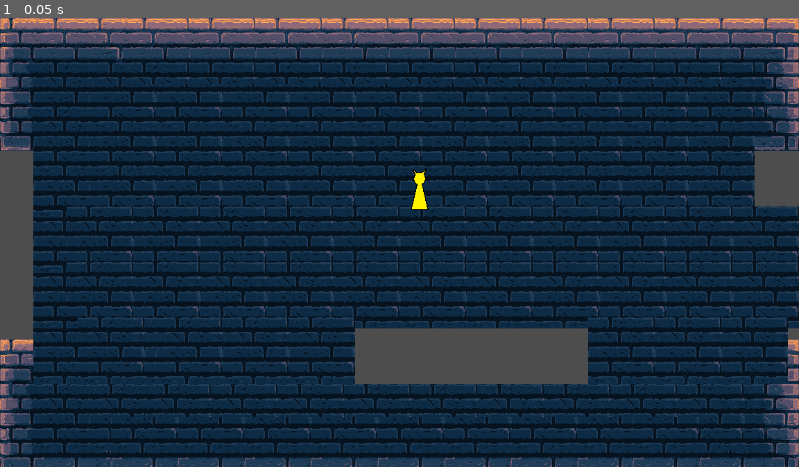
Above: before the commit, frame 1.
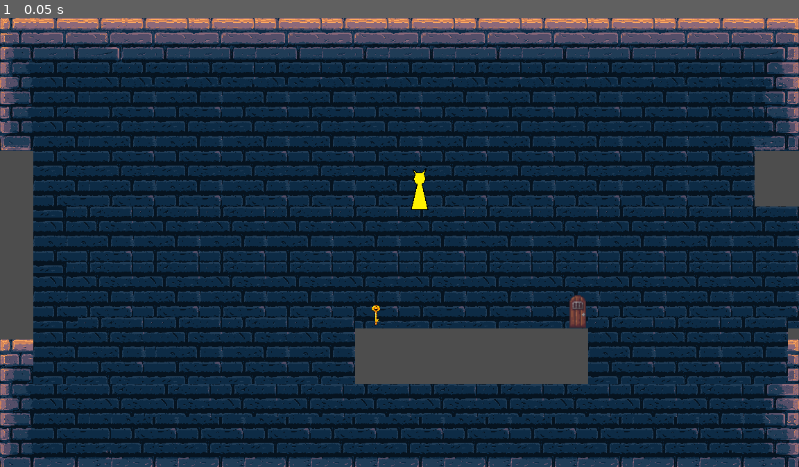
Above: after the commit, the same moment.

Repository: WalmartRoblox/Test-Game
Game: Godot game, scene res://world.tscn
The game is run twice, just before and just after one commit, with the same random seed, the same clock (stepped at 60 frames per second) and the same inputs.
Inputs:
- Up to frame 1 (0.05 s): no input

The runs differ from the first frame. In frame 1, 0.2% of the frame differs, in the area x 46-74%, y 61-70%.
Error in both runs: Attempt to call function 'set_text' in base 'null instance' on a null instance. (res://cat.gd:40)

Commit message:
Added the rest of my code that got lost in the merge

Diff:
--- a/cat.gd
+++ b/cat.gd
@@ -48,7 +48,7 @@
 
 	if (Input.is_action_just_pressed("interact")):
 		print("interaction")
-		for body in $"Intereaction _Vicinity".get_overlapping_areas():
+		for body in $"Intereaction_Vicinity".get_overlapping_areas():
 			if body.is_in_group("keys"):
 				print("got key")
 				body.queue_free()
--- a/cat.tscn
+++ b/cat.tscn
@@ -2,7 +2,6 @@
 
 [ext_resource type="Script" path="res://cat.gd" id="1_1dyk3"]
 [ext_resource type="Texture2D" uid="uid://bwxk3oaf8e0le" path="res://Sprites/0c27387d-41c9-47b1-a08c-10d660c310f2.png" id="2_diwuv"]
-[ext_resource type="AudioStream" uid="uid://bxaf5mcyfhpib" path="res://Audio_bounce_1.mp3" id="3_p0c6q"]
 
 [sub_resource type="SpriteFrames" id="SpriteFrames_gs8hm"]
 animations = [{
@@ -18,8 +17,8 @@
 [sub_resource type="RectangleShape2D" id="RectangleShape2D_6ya2o"]
 size = Vector2(101, 237)
 
-[sub_resource type="CircleShape2D" id="CircleShape2D_gkbi4"]
-radius = 78.0
+[sub_resource type="CircleShape2D" id="CircleShape2D_6v36k"]
+radius = 102.176
 
 [node name="Cat" type="CharacterBody2D"]
 position = Vector2(606, 248)
@@ -38,6 +37,9 @@
 [node name="jump_timer" type="Timer" parent="."]
 wait_time = 0.5
 
+[node name="Intereaction_Vicinity" type="Area2D" parent="."]
+
+[node name="CollisionShape2D" type="CollisionShape2D" parent="Intereaction_Vicinity"]
+shape = SubResource("CircleShape2D_6v36k")
 
 [connection signal="timeout" from="jump_timer" to="." method="_on_jump_timer_timeout"]
-[connection signal="area_entered" from="Intereaction _Vicinity" to="." method="_on_intereaction__vicinity_area_entered"]
--- a/world.tscn
+++ b/world.tscn
@@ -1,9 +1,10 @@
-[gd_scene load_steps=7 format=3 uid="uid://dphnnel87ujw5"]
+[gd_scene load_steps=6 format=3 uid="uid://dphnnel87ujw5"]
 
 [ext_resource type="Script" path="res://world.gd" id="1_37yui"]
 [ext_resource type="PackedScene" uid="uid://ddm58elx4kfkg" path="res://tile_map.tscn" id="2_8e02q"]
 [ext_resource type="PackedScene" uid="uid://dhvqxpvj0w7uj" path="res://cat.tscn" id="2_k60cn"]
-
+[ext_resource type="PackedScene" uid="uid://biaojwgb3vrdk" path="res://key.tscn" id="4_ilnn0"]
+[ext_resource type="PackedScene" uid="uid://48dghfjirwhq" path="res://door.tscn" id="5_qvs3x"]
 
 [node name="world" type="Node2D"]
 script = ExtResource("1_37yui")
@@ -14,3 +15,9 @@
 [node name="Cat" parent="." instance=ExtResource("2_k60cn")]
 
 [node name="FrontTiles" parent="." instance=ExtResource("2_8e02q")]
+
+[node name="key" parent="." instance=ExtResource("4_ilnn0")]
+position = Vector2(542, 430)
+
+[node name="Door" parent="." instance=ExtResource("5_qvs3x")]
+position = Vector2(833, 416)
